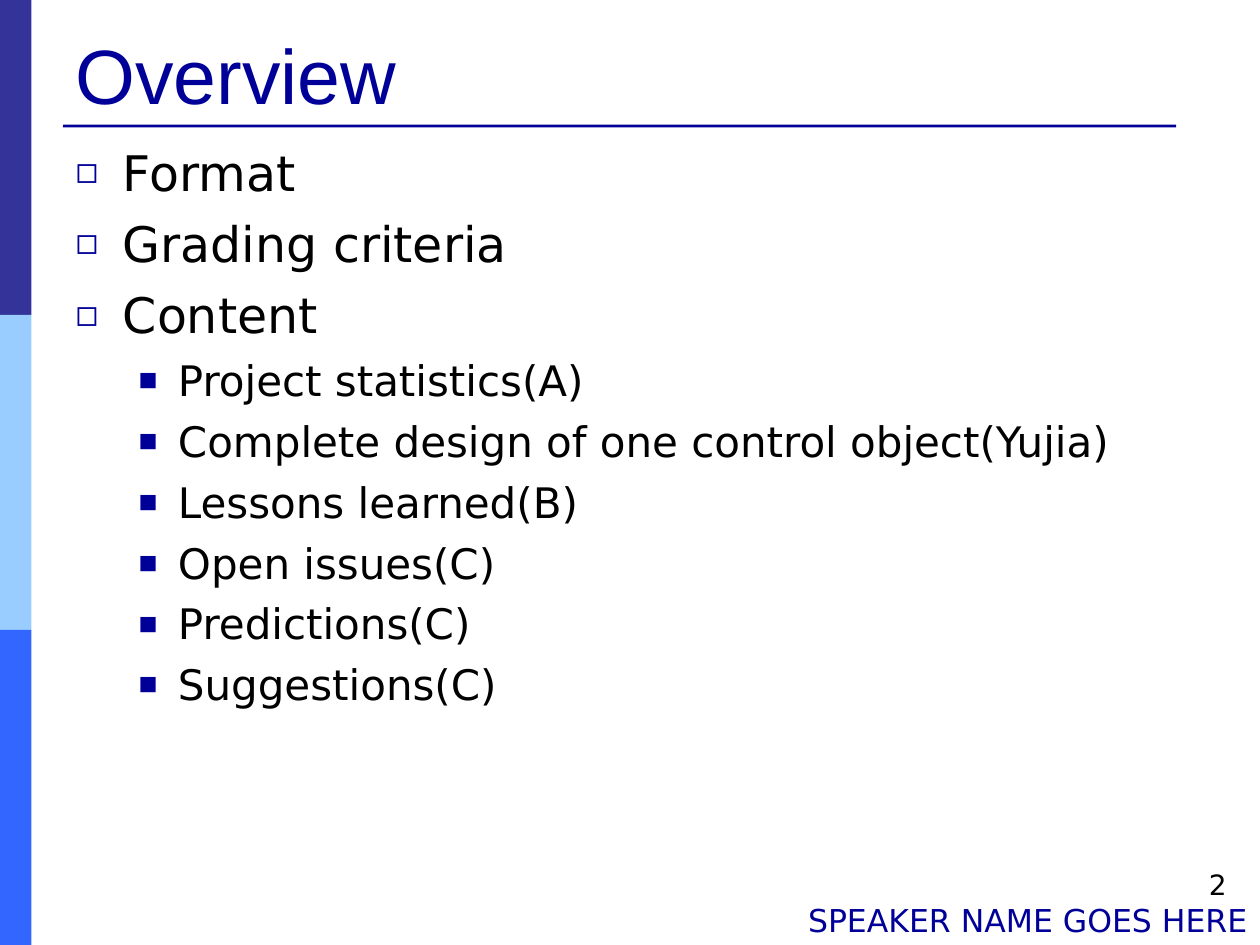
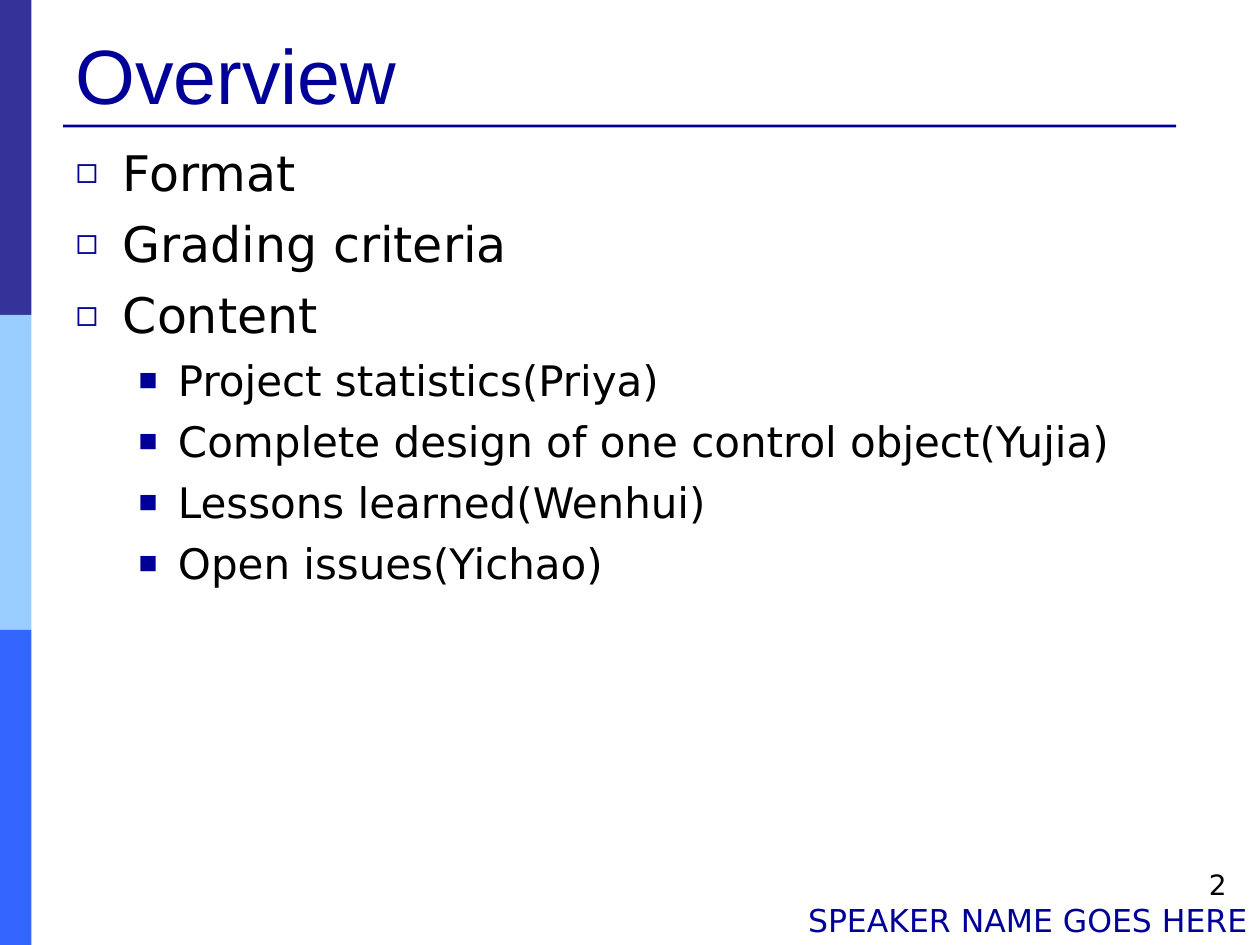
Before and after one commit to Muliang/18649, a slide deck: slide 2 of logs/09_mid_pres.ppt. Drawn at 1260x945 pixels with LibreOffice and Linux fonts; fonts in the diff are those of the drawing. Boxes give left, top, right and bottom in pixels: in the first picture for what was removed or moved away, otherwise in the second. Text is boxed around its words. In the diff, an @@ line names an element or a change of style, - is before the commit and + after.

Commit message:
change ppt

```diff
--- a/logs/09_mid_pres.ppt
+++ b/logs/09_mid_pres.ppt
@@ text at [178,364,659,405]: text changed @@
-  ■ Project statistics(A)
+  ■ Project statistics(Priya)
@@ text at [178,486,706,588]: text changed @@
-  ■ Lessons learned(B)
-  ■ Open issues(C)
-  ■ Predictions(C)
-  ■ Suggestions(C)
+  ■ Lessons learned(Wenhui)
+  ■ Open issues(Yichao)
```
Also in this commit, not shown: 8 other slides changed.
